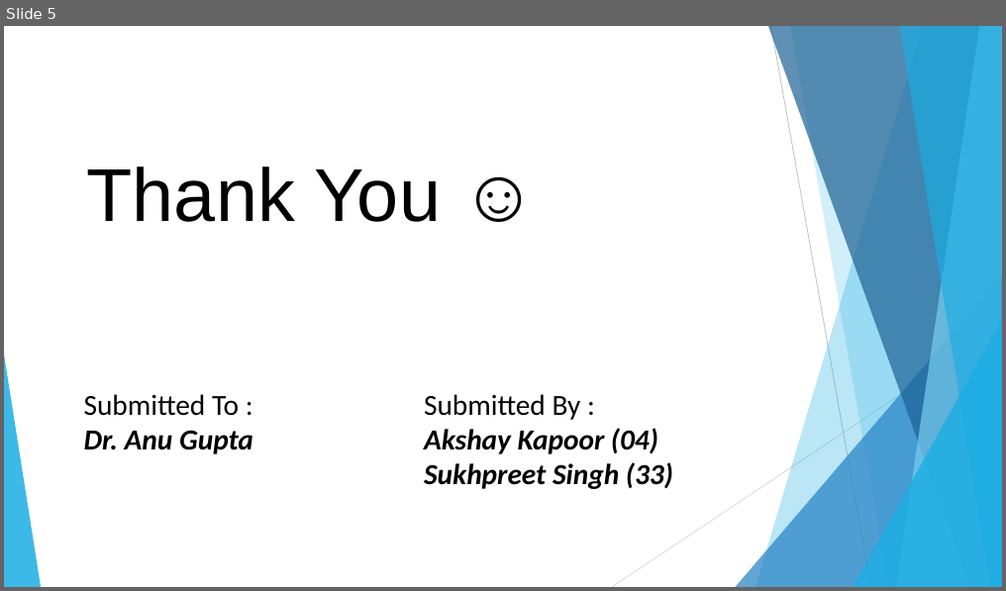
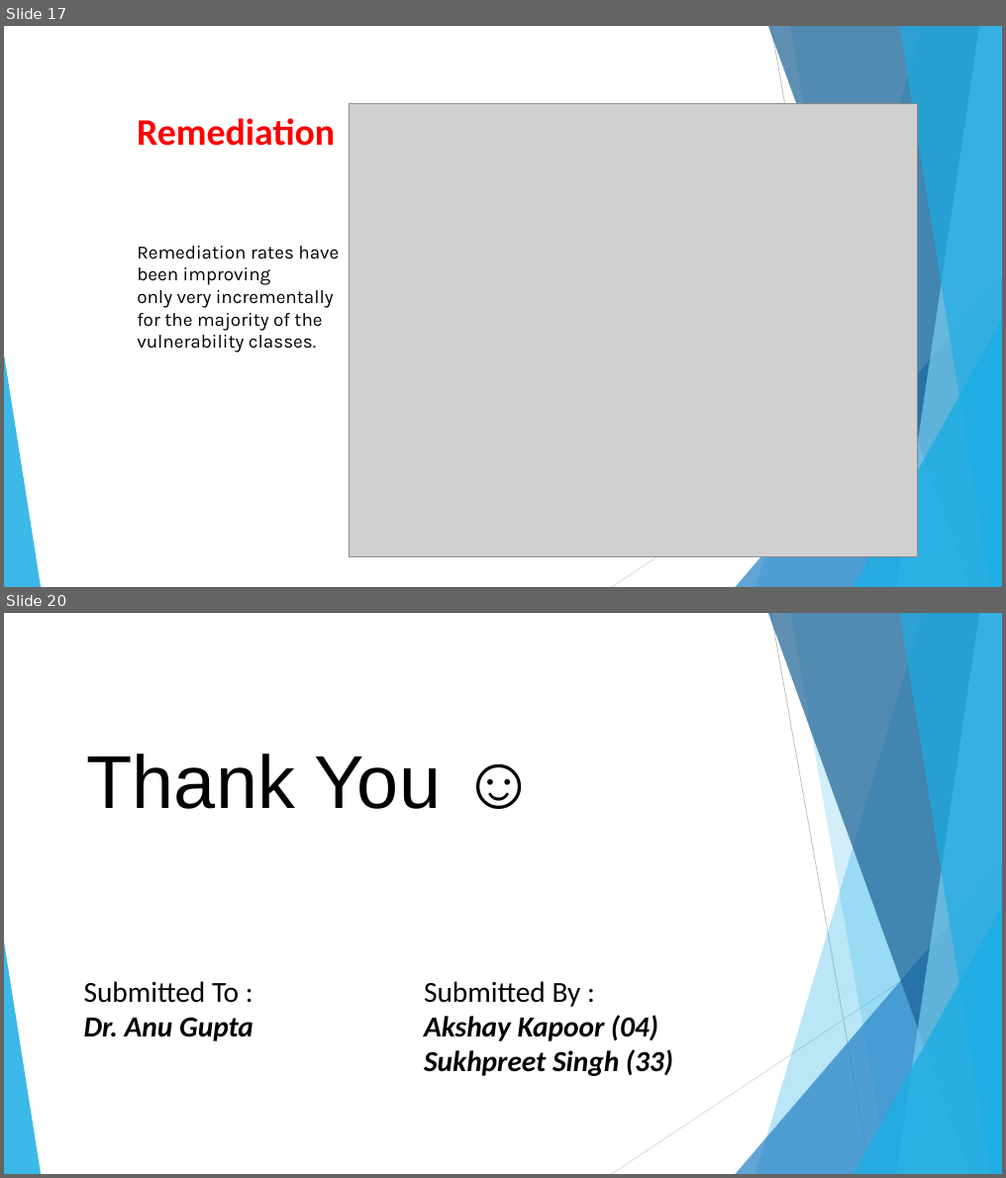
Before and after one commit to tHe-AK/Web-Security-Seminar, a slide deck: Web Security.pptx. Shown one above the other, each under a label of ours: slide 5 before the commit, slides 17 and 20 after it; the slides between them are not shown. The pictures are 1006x591 and 1006x1178 pixels, drawn with LibreOffice and Linux fonts; fonts in the diff are those of the drawing; grey boxes stand for pictures. Boxes give left, top, right and bottom in pixels: in the first picture for what was removed or moved away, otherwise in the second. Text is boxed around its words. In the diff, an @@ line names an element or a change of style, - is before the commit and + after.

```diff
--- a/Web Security.pptx
+++ b/Web Security.pptx
@@ slide 17 added at (4,26,1002,587), background #FFFFFF; not listed: 10 template elements that a slide beside it also shows @@
@@ picture added at (350,104,918,557) @@
@@ text added at (137,118,335,146), 36 pt, text #FF0000, bold @@
+Remediation
@@ text added at (137,246,339,353), 18 pt, text #000000 @@
+Remediation rates have been improving
+only very incrementally for the majority of the vulnerability classes.
@@ what was slide 5 is now slide 20 @@
```
Also in this commit, not shown: 1 slide changed, 14 other slides added, 6 other files.
